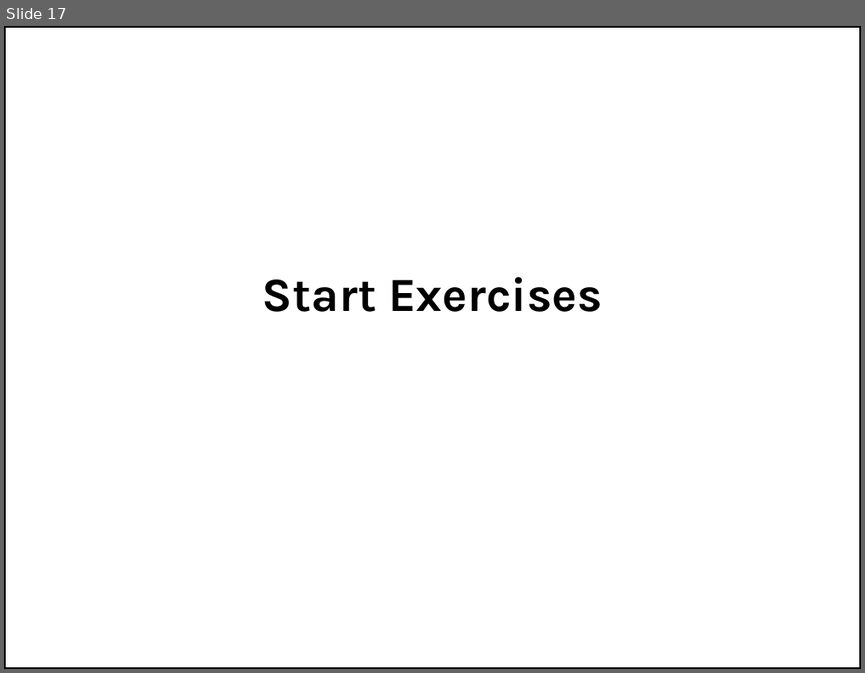
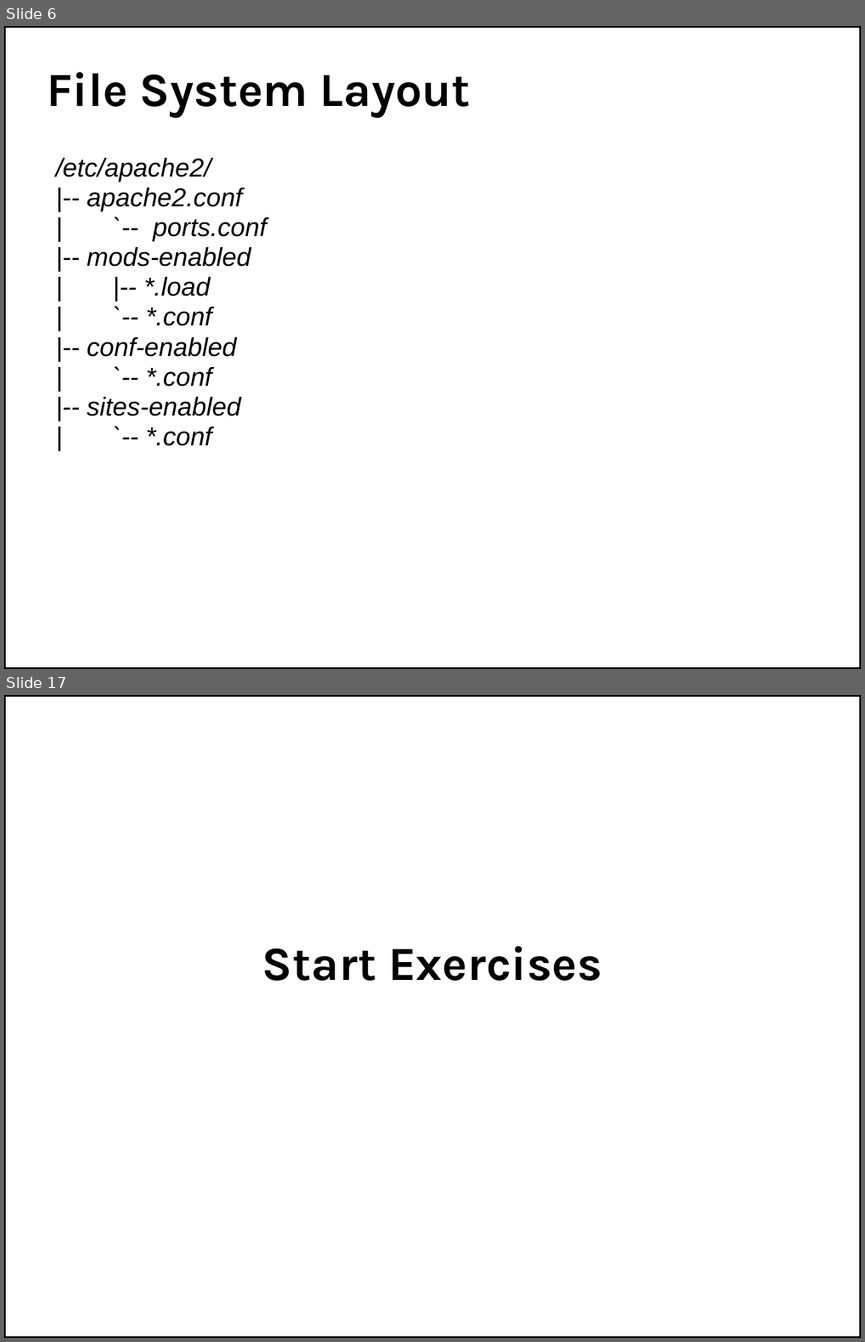
Before and after one commit to afnog/afnog.github.io, a slide deck: sse/apache/apache.ppt. Shown one above the other, each under a label of ours: slide 17 before the commit, slides 6 and 17 after it; the slides between them are not shown. The pictures are 865x673 and 865x1342 pixels, drawn with LibreOffice and Linux fonts; fonts in the diff are those of the drawing; background and template pictures are left out. Boxes give left, top, right and bottom in pixels: in the first picture for what was removed or moved away, otherwise in the second. Text is boxed around its words. In the diff, an @@ line names an element or a change of style, - is before the commit and + after.

```diff
--- a/sse/apache/apache.ppt
+++ b/sse/apache/apache.ppt
@@ slide 6 added at (4,26,861,669), background picture (left out); not listed: 1 template element that a slide beside it also shows @@
@@ text added at (46,72,471,118), 44 pt, text #000000, bold @@
+File System Layout
@@ text added at (56,158,267,446), 24 pt, text #000000, italic @@
+/etc/apache2/
+|-- apache2.conf
+| `-- ports.conf
+|-- mods-enabled
+| |-- *.load
+| `-- *.conf
+|-- conf-enabled
+| `-- *.conf
+|-- sites-enabled
+| `-- *.conf
```
Also in this commit, not shown: 5 slides changed, 1 slide removed, 1 other file.
